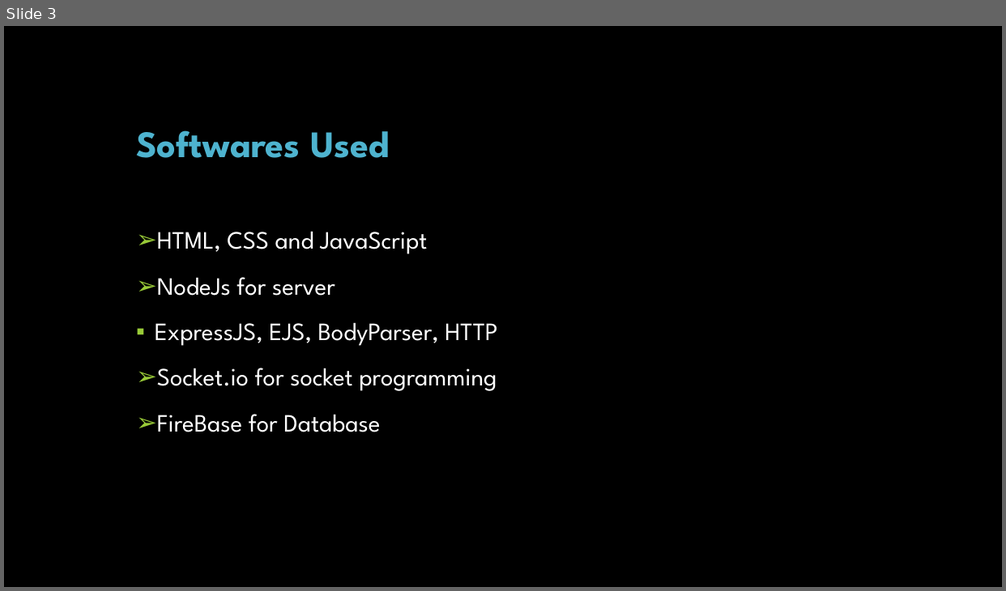
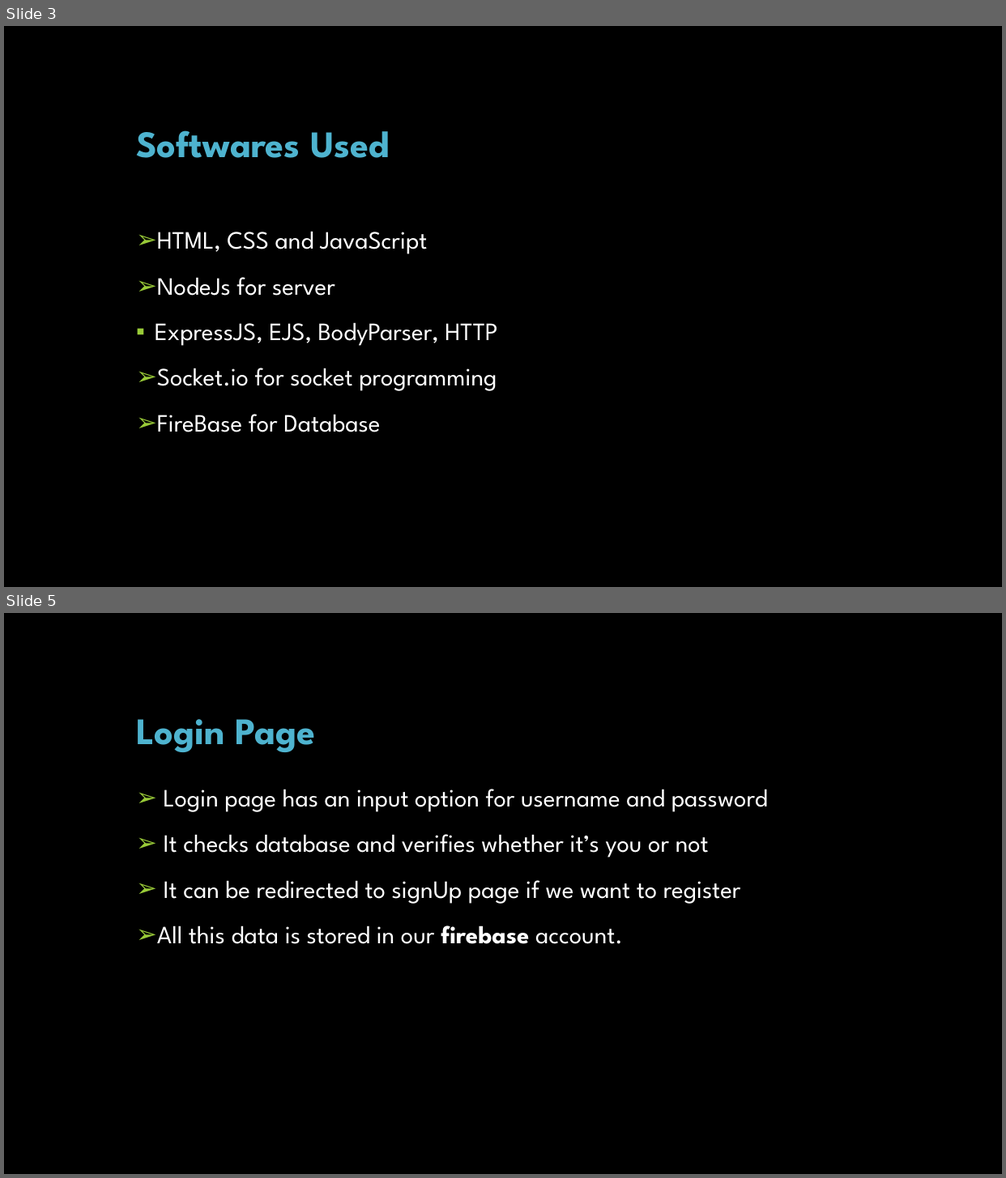
Before and after one commit to KusalG05/Theen-Titans, a slide deck: Theen-Titans.pptm. Shown one above the other, each under a label of ours: slide 3 before the commit, slides 3 and 5 after it; the slides between them are not shown. The pictures are 1006x591 and 1006x1178 pixels, drawn with LibreOffice and Linux fonts; fonts in the diff are those of the drawing; background and template pictures are left out. Boxes give left, top, right and bottom in pixels: in the first picture for what was removed or moved away, otherwise in the second. Text is boxed around its words. In the diff, an @@ line names an element or a change of style, - is before the commit and + after.

```diff
--- a/Theen-Titans.pptm
+++ b/Theen-Titans.pptm
@@ slide 5 added at (x1=4, y1=613, x2=1002, y2=1174), background picture (left out) @@
@@ title added at (x1=136, y1=719, x2=315, y2=752), 36 pt, text #4EB3CF, bold @@
+Login Page
@@ text added at (x1=157, y1=789, x2=768, y2=944), 24 pt, text #FFFFFF @@
+➢ Login page has an input option for username and password
+➢ It checks database and verifies whether it’s you or not
+➢ It can be redirected to signUp page if we want to register
+➢ All this data is stored in our firebase account.
```
Also in this commit, not shown: 1 slide changed, 5 other slides added, 1 slide removed, 4 other files.
